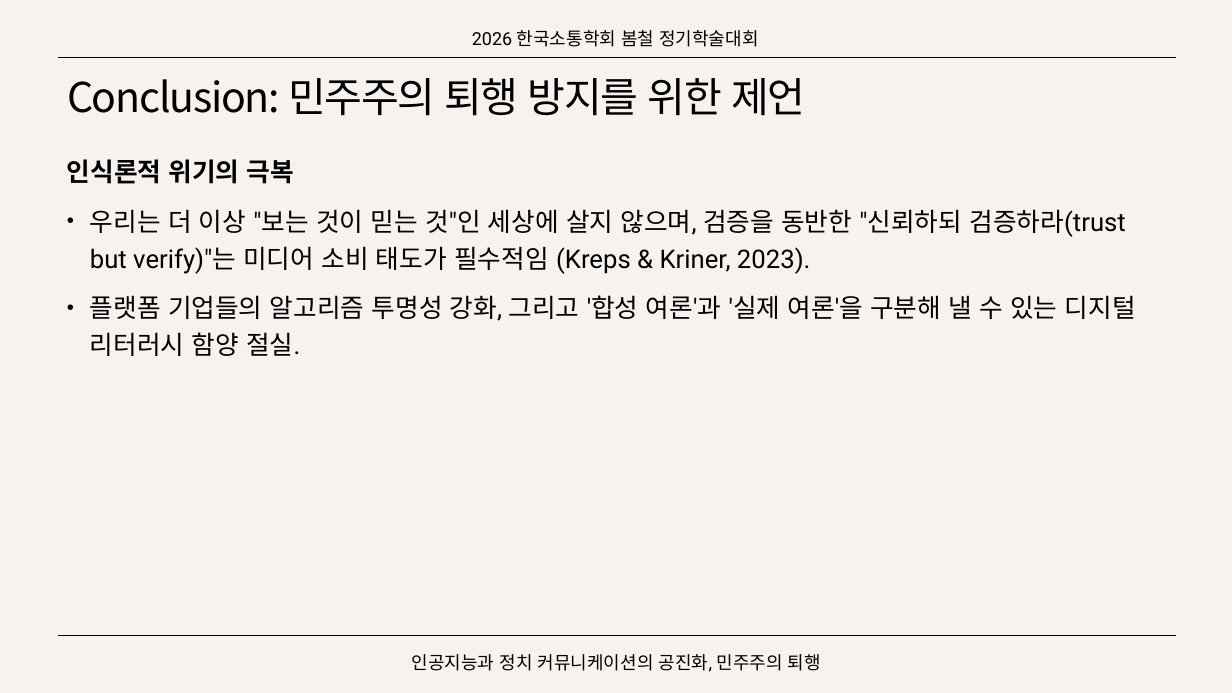
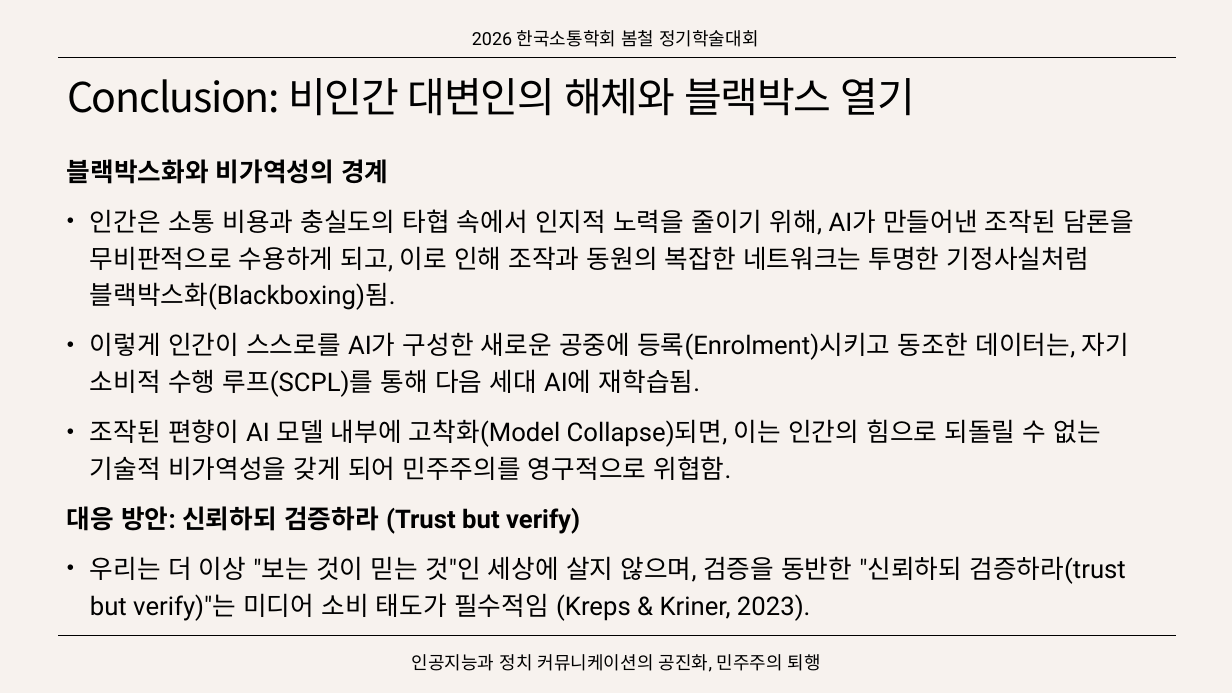
Before and after one commit to SongJongbeen/26-1, a slide deck: slide 17 of mac539/wk13_0527/presentation/13주 발제_송종빈.pptx (slide 12 before the commit). Drawn at 1232x693 pixels with LibreOffice and Linux fonts; fonts in the diff are those of the drawing. Boxes give left, top, right and bottom in pixels: in the first picture for what was removed or moved away, otherwise in the second. Text is boxed around its words. In the diff, an @@ line names an element or a change of style, - is before the commit and + after.

```diff
--- a/mac539/wk13_0527/presentation/13주 발제_송종빈.pptx
+++ b/mac539/wk13_0527/presentation/13주 발제_송종빈.pptx
@@ title at bbox=[67, 78, 915, 116]: text changed @@
-Conclusion: 민주주의 퇴행 방지를 위한 제언
+Conclusion: 비인간 대변인의 해체와 블랙박스 열기
@@ text at bbox=[67, 159, 1134, 534]: text changed; bold off @@
-인식론적 위기의 극복
+블랙박스화와 비가역성의 경계
+• 인간은 소통 비용과 충실도의 타협 속에서 인지적 노력을 줄이기 위해, AI가 만들어낸 조작된 담론을 무비판적으로 수용하게 되고, 이로 인해 조작과 동원의 복잡한 네트워크는 투명한 기정사실처럼 블랙박스화(Blackboxing)됨.
+• 이렇게 인간이 스스로를 AI가 구성한 새로운 공중에 등록(Enrolment)시키고 동조한 데이터는, 자기 소비적 수행 루프(SCPL)를 통해 다음 세대 AI에 재학습됨.
+• 조작된 편향이 AI 모델 내부에 고착화(Model Collapse)되면, 이는 인간의 힘으로 되돌릴 수 없는 기술적 비가역성을 갖게 되어 민주주의를 영구적으로 위협함.
+대응 방안: 신뢰하되 검증하라 (Trust but verify)
@@ text at bbox=[90, 295, 1136, 356]: paragraph removed @@
-• 플랫폼 기업들의 알고리즘 투명성 강화, 그리고 '합성 여론'과 '실제 여론'을 구분해 낼 수 있는 디지털 리터러시 함양 절실.
```
Also in this commit, not shown: 10 other slides changed, 7 slides added, 3 other files.
